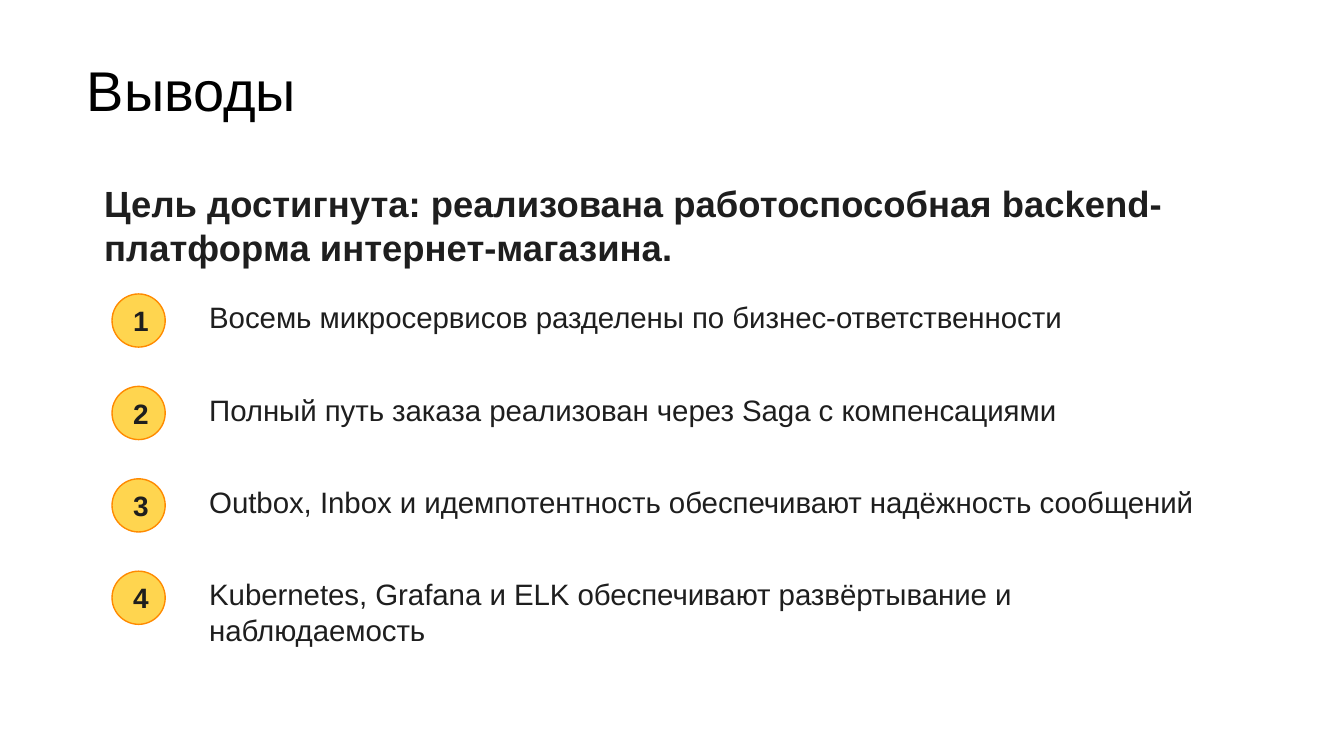
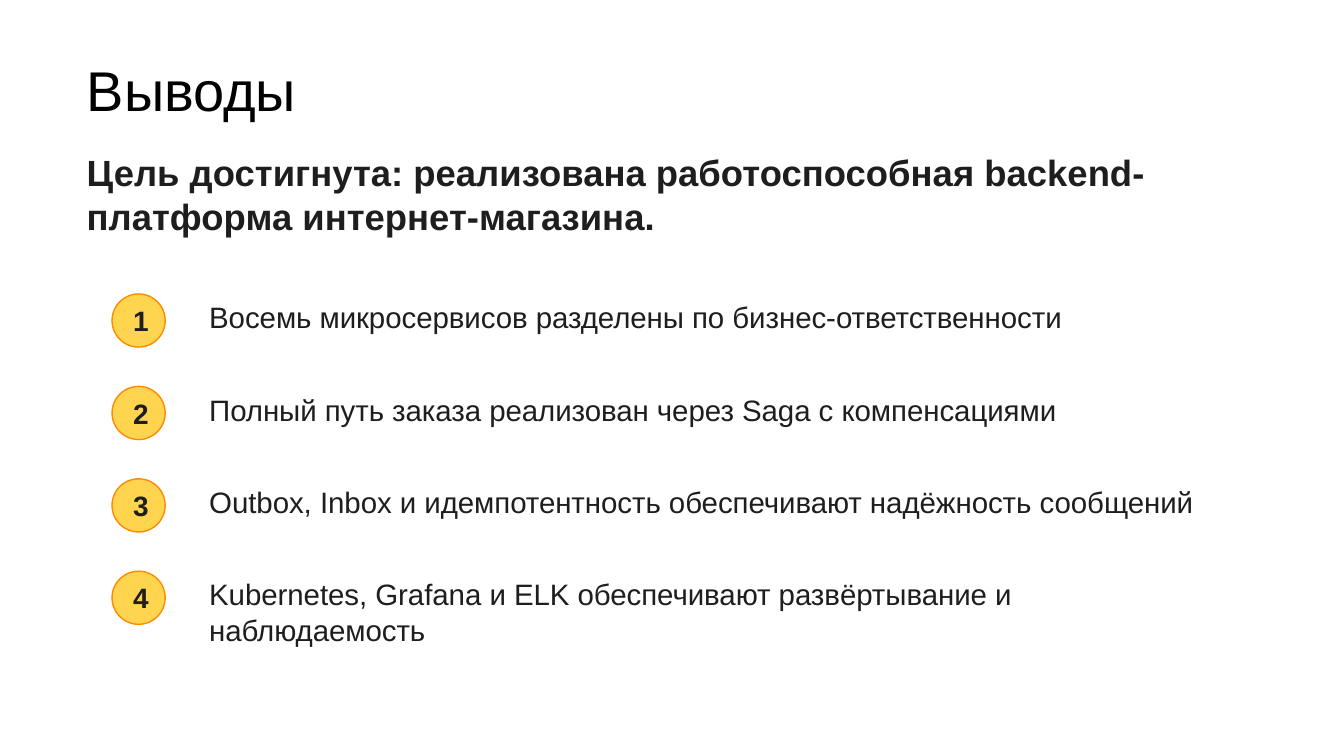
Before and after one commit to 1Mapa1/otus, a slide deck: slide 17 of Проектная работа/Презентация/Онлайн-магазин с использованием микросервисной архитектуры.pptx (slide 18 before the commit). Drawn at 1344x756 pixels with LibreOffice and Linux fonts; fonts in the diff are those of the drawing; background and template pictures are left out. Boxes give left, top, right and bottom in pixels: in the first picture for what was removed or moved away, otherwise in the second. Text is boxed around its words. In the diff, an @@ line names an element or a change of style, - is before the commit and + after.

```diff
--- a/Проектная работа/Презентация/Онлайн-магазин с использованием микросервисной архитектуры.pptx
+++ b/Проектная работа/Презентация/Онлайн-магазин с использованием микросервисной архитектуры.pptx
@@ text "Цель достигнута: реализована работоспособная backend-платфор ...": place and size @@
-text "Цель достигнута: реализована работоспособная backend-платфор ..." at (104, 190, 1162, 269)
+text "Цель достигнута: реализована работоспособная backend-платфор ..." at (87, 159, 1144, 238)
```
Also in this commit, not shown: 4 other slides changed, 1 slide removed, 8 other files.
